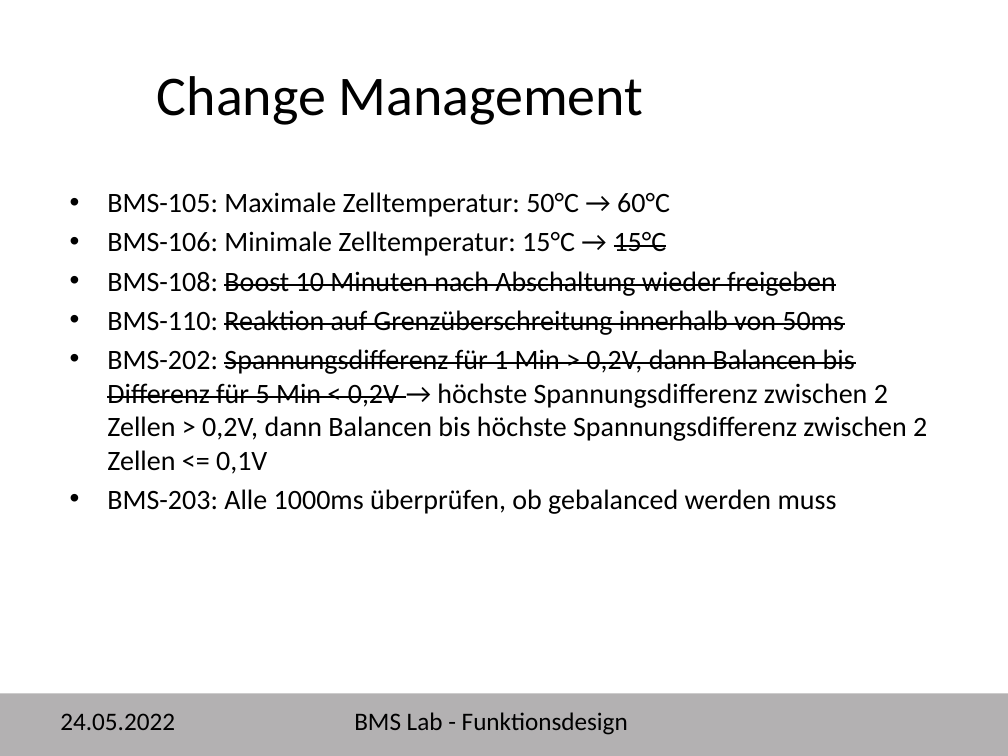
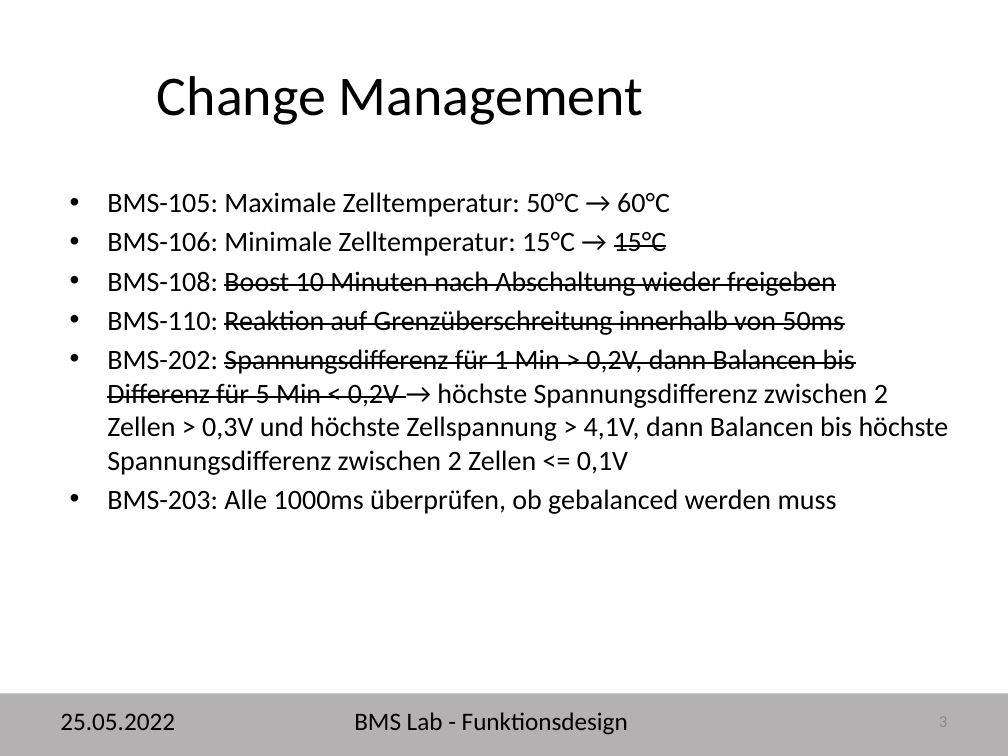
Before and after one commit to davju/bms_lab, a slide deck: slide 3 of BMS_Lab_Funktionsdesign und Implementierung.pptx. Drawn at 1008x756 pixels with LibreOffice and Linux fonts; fonts in the diff are those of the drawing; background and template pictures are left out. Boxes give left, top, right and bottom in pixels: in the first picture for what was removed or moved away, otherwise in the second. Text is boxed around its words. In the diff, an @@ line names an element or a change of style, - is before the commit and + after.

```diff
--- a/BMS_Lab_Funktionsdesign und Implementierung.pptx
+++ b/BMS_Lab_Funktionsdesign und Implementierung.pptx
@@ text at (107, 349, 949, 475): text changed @@
-• BMS-202: Spannungsdifferenz für 1 Min > 0,2V, dann Balancen bis Differenz für 5 Min < 0,2V → höchste Spannungsdifferenz zwischen 2 Zellen > 0,2V, dann Balancen bis höchste Spannungsdifferenz zwischen 2 Zellen <= 0,1V
+• BMS-202: Spannungsdifferenz für 1 Min > 0,2V, dann Balancen bis Differenz für 5 Min < 0,2V → höchste Spannungsdifferenz zwischen 2 Zellen > 0,3V und höchste Zellspannung > 4,1V, dann Balancen bis höchste Spannungsdifferenz zwischen 2 Zellen <= 0,1V
@@ text at (60, 713, 175, 730): text changed @@
-24.05.2022
+25.05.2022
@@ page number added at (939, 712, 947, 732), 12 pt, text #8C8C8C @@
+3
```
Also in this commit, not shown: 9 other slides changed.
